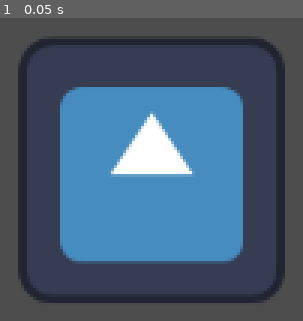
Above: before the commit, frame 1.
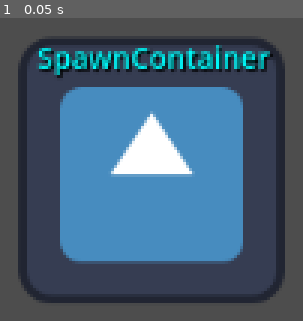
Above: after the commit, the same moment.

Repository: BoQsc/godot-multiplayerspawner-research
Game: Godot game, scene res://main_scene.tscn
The game is run twice, just before and just after one commit, with the same random seed, the same clock (stepped at 60 frames per second) and the same inputs. The engine's default icon, where the game draws it, is replaced by a stand-in: a white triangle on a blue panel in a dark square.
Inputs:
- Up to frame 1 (0.05 s): no input

The runs differ from the first frame. In frame 1, 4.4% of the frame differs, in the area x 12-91%, y 8-20%.

Commit message:
Update main_scene.tscn

Diff:
--- a/main_scene.tscn
+++ b/main_scene.tscn
@@ -18,7 +18,7 @@
 		await get_tree().process_frame
 		var player = load(\"res://entity_scene.tscn\").instantiate()
 		player.name = str(1)
-		player.position = Vector2(100, 100)
+		player.position = Vector2(0, 0)
 		player.get_node(\"ColorRect\").color = Color.GREEN
 		$\"../SpawnContainer\".add_child(player)
 
@@ -60,6 +60,11 @@
 #	pass # Replace with function body.
 "
 
+[sub_resource type="LabelSettings" id="LabelSettings_0f027"]
+font_size = 14
+font_color = Color(0, 1, 1, 1)
+shadow_color = Color(0, 0, 0, 1)
+
 [node name="Node2D" type="Node2D"]
 
 [node name="Multiplayer" type="Node" parent="."]
@@ -75,3 +80,11 @@
 
 [node name="Sprite2D" type="Sprite2D" parent="SpawnContainer"]
 texture = ExtResource("1_0f027")
+
+[node name="Label" type="Label" parent="SpawnContainer"]
+offset_left = -55.0
+offset_top = -64.0
+offset_right = 73.0
+offset_bottom = -41.0
+text = "SpawnContainer"
+label_settings = SubResource("LabelSettings_0f027")
Not shown: 1 places in main_scene.tscn that only renumber resources
